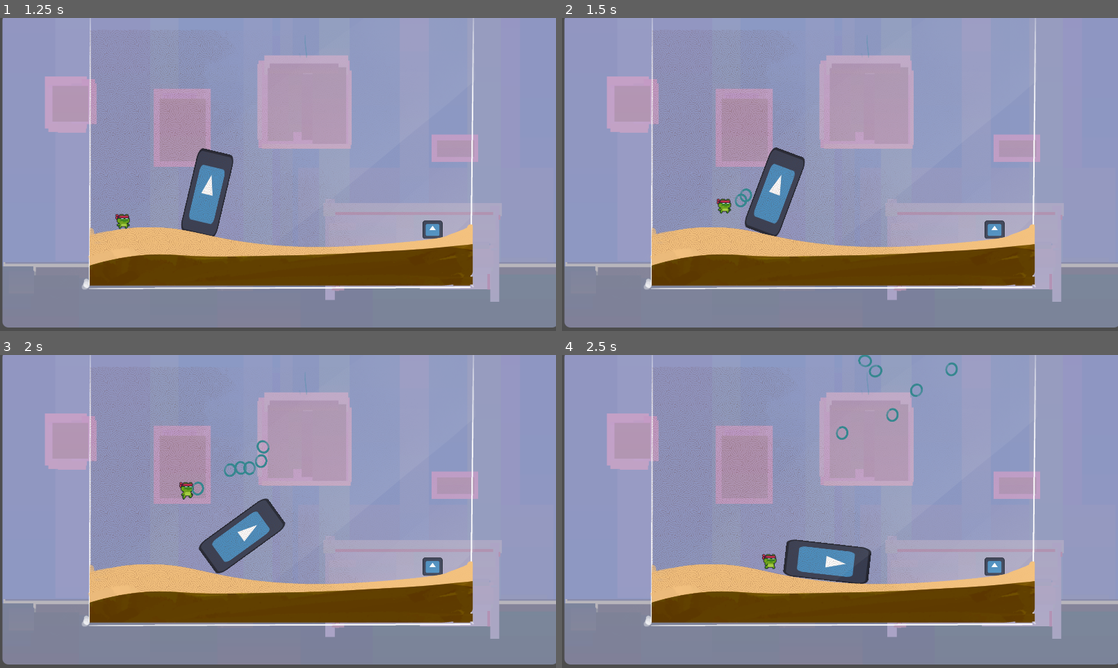
Above: before the commit, frames 1-4 (two rows, left to right).
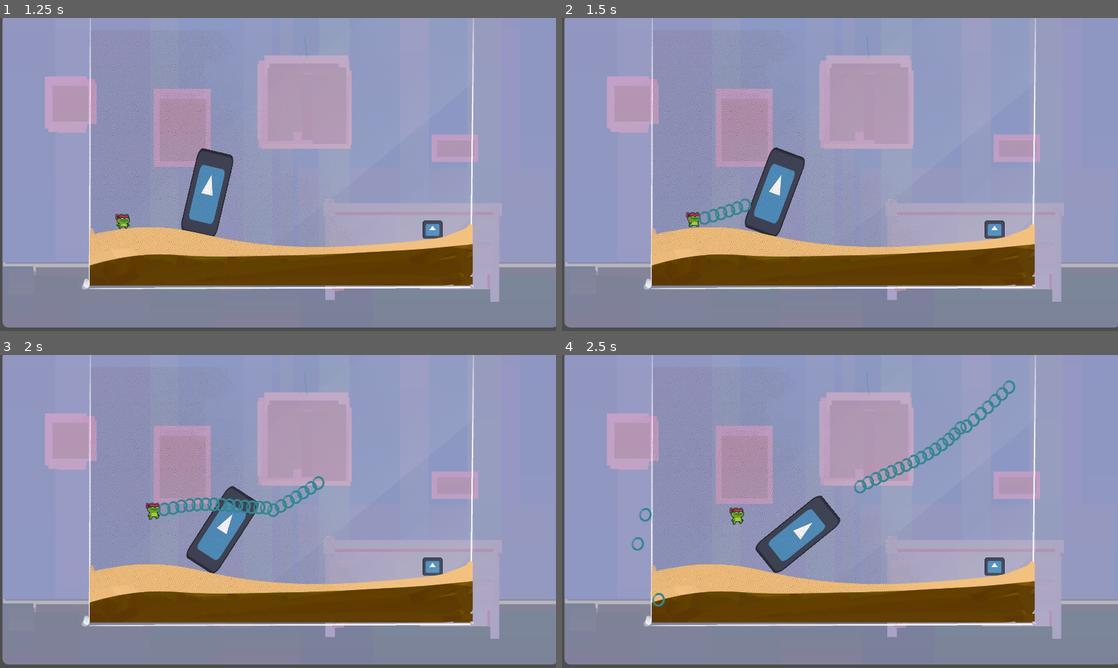
Above: after the commit, the same moments.

Repository: pR1smPrime/BikiniTop25
Game: Godot game, scene res://bikini_toppem_moving_service.tscn
The game is run twice, just before and just after one commit, with the same random seed, the same clock (stepped at 60 frames per second) and the same inputs. The engine's default icon, where the game draws it, is replaced by a stand-in: a white triangle on a blue panel in a dark square.
Inputs (mouse positions are in pixels of both pictures, inside the frame that each line leads up to):
- Up to frame 1 (1.25 s): click "Play" at 0.5 s
- Up to frame 2 (1.5 s): move the mouse to (962, 158) at 1.27 s; press the mouse at (962, 158) at 1.28 s; hold D (right) from 1.28 s (still down)
- Up to frame 3 (2 s): keep holding D (right); tap W (jump) at 1.52 s
- Up to frame 4 (2.5 s): keep holding D (right); move the mouse to (728, 527) at 2.02 s; release the mouse at (728, 527) at 2.03 s; click (728, 527) at 2.1 s; tap W (jump) at 2.27 s

Frame 1 is identical in both runs. In frame 2, 0.5% of the frame differs, in the area x 22-35%, y 54-67%; in frame 3, 3.5%; in frame 4, 4.6%, in the area x 12-82%, y 0-81%.

Commit message:
try ze fix

Diff:
--- a/scenes/bubble_beam/bubble_beamer.gd
+++ b/scenes/bubble_beam/bubble_beamer.gd
@@ -3,15 +3,17 @@
 
 @export var force := 1000.0
 @export var bubble_node := preload("res://scenes/bubble_projectile/bubble.tscn")
-@export var shoot_frequence := 0.1
+@export var shoot_frequence := 0.01
 
 @onready var shoot_timer := $ShootFrequence
 
 func spawn_bubble():
 	if shoot_timer.is_stopped():
-		var direction := position.direction_to(get_global_mouse_position()).normalized()
+		var direction := position.direction_to(get_local_mouse_position()).normalized()
 		var bubble := bubble_node.instantiate()
 		add_child(bubble)
+		#direction.angle() + rand
+		#direction.rotated(direction.angle() + )
 		bubble.init(direction*force)
 		shoot_timer.start(shoot_frequence)
 
--- a/scenes/bubble_projectile/bubble.gd
+++ b/scenes/bubble_projectile/bubble.gd
@@ -1,13 +1,15 @@
 extends RigidBody2D
+
 
 func init(bubble_velocity : Vector2) -> void:
 	linear_velocity = bubble_velocity
 
 # Called when the node enters the scene tree for the first time.
 func _ready() -> void:
-	pass # Replace with function body.
-
+	$Bubble.play()
 
 func _on_time_to_pop_timeout() -> void:
 	# pop animation
+	$Pop.play()
+
 	queue_free()
--- a/scenes/bubble_projectile/bubble.tscn
+++ b/scenes/bubble_projectile/bubble.tscn
@@ -1,11 +1,33 @@
-[gd_scene load_steps=4 format=3 uid="uid://uwv874ruxu87"]
+[gd_scene load_steps=12 format=3 uid="uid://uwv874ruxu87"]
 
 [ext_resource type="Script" path="res://scenes/bubble_projectile/bubble.gd" id="1_8t61x"]
 [ext_resource type="Texture2D" uid="uid://dm0n2be4vhfgg" path="res://assets/art/spritesFX/tx_fx_bubbles_5f.png" id="1_ltcru"]
+[ext_resource type="AudioStream" uid="uid://uwelgehyyjo4" path="res://assets/sounds/SFX/Flup1.wav" id="3_8ky5m"]
+[ext_resource type="AudioStream" uid="uid://jro0tubw2mdf" path="res://assets/sounds/SFX/Flup2.wav" id="4_8y8fe"]
+[ext_resource type="AudioStream" uid="uid://cmlbmfcihpd1d" path="res://assets/sounds/SFX/Flup3.wav" id="5_oaoie"]
+[ext_resource type="AudioStream" uid="uid://lc01nsj1blxm" path="res://assets/sounds/SFX/Plop1.wav" id="6_3dq6m"]
+[ext_resource type="AudioStream" uid="uid://bhsu1ikybbidd" path="res://assets/sounds/SFX/Flup4.wav" id="6_4g0sv"]
+[ext_resource type="AudioStream" uid="uid://bouwmmv8phgnn" path="res://assets/sounds/SFX/Plop2.wav" id="7_6tq13"]
 
 [sub_resource type="CircleShape2D" id="CircleShape2D_5r884"]
 
+[sub_resource type="AudioStreamRandomizer" id="AudioStreamRandomizer_kh2ye"]
+random_pitch = 1.3
+streams_count = 4
+stream_0/stream = ExtResource("3_8ky5m")
+stream_1/stream = ExtResource("4_8y8fe")
+stream_2/stream = ExtResource("5_oaoie")
+stream_3/stream = ExtResource("6_4g0sv")
+
+[sub_resource type="AudioStreamRandomizer" id="AudioStreamRandomizer_av2m5"]
+random_pitch = 1.3
+streams_count = 2
+stream_0/stream = ExtResource("6_3dq6m")
+stream_1/stream = ExtResource("7_6tq13")
+
 [node name="Bubble" type="RigidBody2D"]
+collision_layer = 2
+collision_mask = 2
 mass = 0.4
 gravity_scale = -0.2
 script = ExtResource("1_8t61x")
@@ -21,4 +43,12 @@
 one_shot = true
 autostart = true
 
+[node name="Bubble" type="AudioStreamPlayer2D" parent="."]
+stream = SubResource("AudioStreamRandomizer_kh2ye")
+volume_db = 3.0
+
+[node name="Pop" type="AudioStreamPlayer2D" parent="."]
+stream = SubResource("AudioStreamRandomizer_av2m5")
+volume_db = 4.0
+
 [connection signal="timeout" from="TimeToPop" to="." method="_on_time_to_pop_timeout"]
--- a/scenes/player/player.tscn
+++ b/scenes/player/player.tscn
@@ -196,7 +196,7 @@
 size = Vector2(69, 69)
 
 [node name="Player" type="Node2D"]
-position = Vector2(403, 111)
+position = Vector2(-4, -1)
 
 [node name="CharacterBody2D" type="CharacterBody2D" parent="."]
 script = ExtResource("1_7055o")
